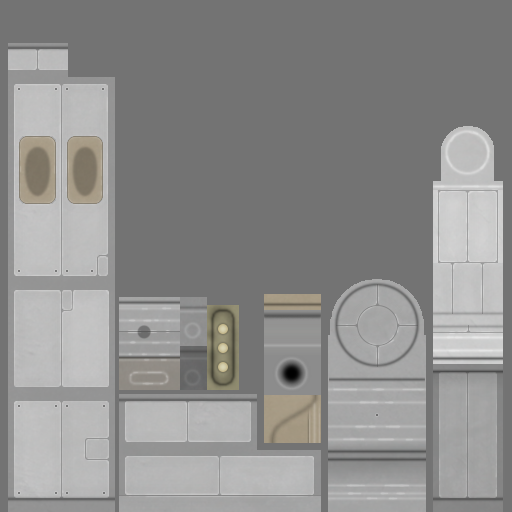
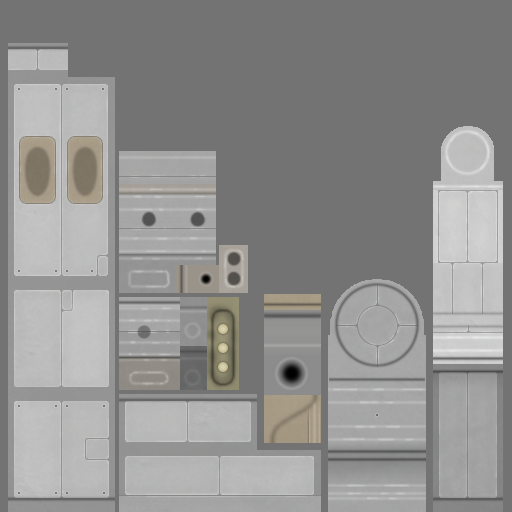
The second 512 × 512 image is a revision of the first. Changes to its layers:
added layer "Body Low 2" (1st of 3) (50%) above "Body Low 1" over [140, 210, 242, 287]
added layer "Body Low 1" (1st of 3) (50%) above "Hue/Saturation 6" over [119, 190, 216, 258]
added group "Body" (1st of 6) (40%) with 4 layers above "Body High 2" over [119, 166, 216, 242]
added layer "Body" (2nd of 6, in "Body") in group "Body" over [119, 176, 216, 229]
added layer "Body Higher" (1st of 3, in "Body") (50%) in group "Body" over [129, 174, 207, 231]
added layer "Body High" (1st of 2, in "Body") in group "Body" over [119, 168, 216, 237]
added layer "Body Shade" (1st of 2, in "Body") (50%) in group "Body" over [119, 166, 216, 242]
added layer "Body High 2" (1st of 2) (20%) above "Body High 1" over [130, 187, 245, 289]
added layer "Body High 1" (1st of 2) (50%) above "Nozzle High" over [119, 154, 246, 290]
added layer "Nozzle High" (1st of 2) (25%) above "Nozzle Low" over [185, 265, 214, 293]
added layer "Nozzle Low" (1st of 2) above "Nozzle Hole" over [178, 265, 185, 293]
added layer "Nozzle Hole" (1st of 2) above "Wear" over [198, 271, 214, 287]
added layer "Wear" (1st of 3) (20%) above "Light_1" over [119, 151, 248, 293]
added group "Light_1" with 16 layers above "LES 1" over [207, 297, 239, 306]
moved "Lamp Low 2" into group "Light_1", painted on it over [207, 300, 239, 306]
moved "Wear" (2nd of 3, in "Light_1") into group "Light_1", painted on it over [207, 297, 239, 306]
painted on "B" over [119, 151, 248, 305]
